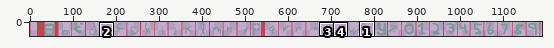
Pixel-art file, stored at src/assets/art/font.aseprite. The picture above shows the old version from afar; the outline marks the close-up.
Close-up. Old version:
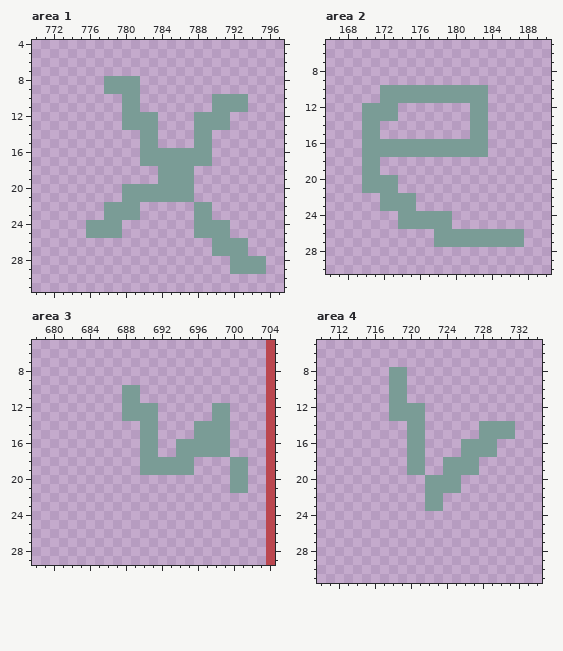
1216x32 pixels, 1 frame. Shown: area 1: x 770..797, y 4..31; area 2: x 166..190, y 5..30; area 3: x 678..704, y 5..29; area 4: x 710..734, y 5..31. The wide view leaves out empty margins. The commit also changed other parts of the picture, which this record leaves out.
After:
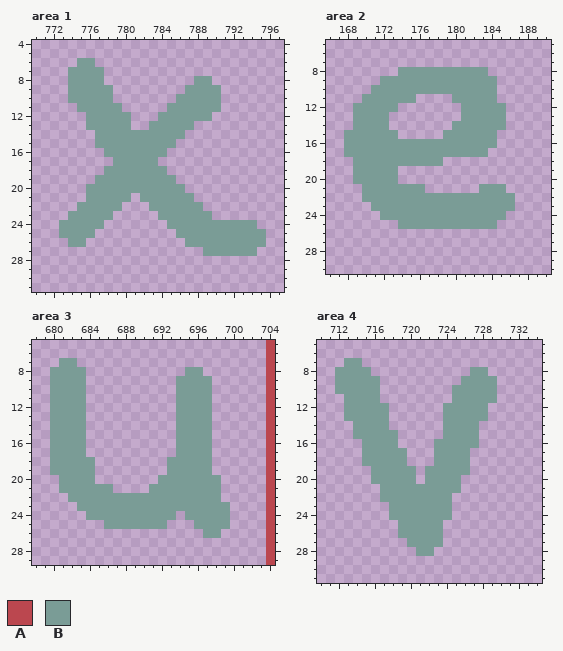
Palette (. is transparent): A #bb474f  B #7a9c96
Diff:
Changed rows in their new state; - is an unchanged pixel.
Area 1:
first column x 773:
 6 --BB-------------------
 7 -BBBB------------------
 8 -BBBB....------BB------
 9 -BBBB-...-----BBBB-----
10 -BBBBB-..----BBBB-...--
11 --BBBBB..---BBBBB-...--
12 ---BBBB-...BBBB--..----
13 ---BBBB-..-BBBB....----
14 ----BBBBB--BBB-..------
15 ----BBBBB--BB--..------
16 -----BBBB---.....------
17 ------BBB--......------
18 -----BBBBBB-...--------
19 ----BBBBBBB--..--------
20 ---BBBB-------.--------
21 ---BBBB-.--------------
22 --BBB--..-BBBBB-.------
23 -BBBB-...--BBBB--------
24 BBB--..-----BBB----BBB-
25 BBB-...------BB----BBBB
26 -BB-----------BBB----BB
27 ----------------B----B-
28 -------------------....
29 -------------------....
Area 2:
first column x 168:
 8 ------BBBBBBBBBB----
 9 ----BBBBBBBBBBBBB---
10 ---B------------B---
11 --BB----....----B---
12 -B-----------B--BB--
13 -B---.-------B--BB--
14 -B--B-------BB--BB--
15 BB--BB-----BBB--B---
16 BB--------------B---
17 BB------------------
18 -B--BBBBBBB---------
19 -B--BB--------------
20 -B------------------
21 ------BBB------BBB--
22 --BB----BBBBBBBBBBB-
23 ---B----BBBBBBBBBBB-
24 ----BB------BBBBBB--
25 ------------BBBBB---
26 ----------..........
27 ----------..........
Area 3:
first column x 680:
 7 -BB-------------------
 8 BBBB-----------BB-----
 9 BBBB----------BBBB----
10 BBBB----..----BBBB----
11 BBBB----..----BBBB----
12 BBBB----....--BBBB..--
13 BBBB----....--BBBB..--
14 BBBB------..--BB--..--
15 BBBB------..--BB--..--
16 BBBB------..------..--
17 BBBB------..------..--
18 BBBBB-----...---BB--..
19 BBBBB-----...---BB--..
20 -BBBB-------BBBBBBB-..
21 -BBBBBB----BBBBBBBB-..
22 --BBBBBBBBBBBBBBBBB---
23 ---BBBBBBBBBBBBBBBBB--
24 ----BBBBBBBBBB-BBBBB--
25 ------BBBBBBB---BBBB--
26 -----------------BB---
Area 4:
first column x 712:
 7 -BB-----------------
 8 BBBB--..-------BB---
 9 BBBBB-..------BBBB--
10 BBBBB-..-----BBBBB--
11 -BBBB-..-----BBBBB--
12 -BBBBB....--BBBBB---
13 -BBBBB....--BBBBB---
14 --BBBB--..--BBBB....
15 --BBBBB-..--BBBB....
16 ---BBBB-..-BBB--..--
17 ---BBBBB..-BBB-...--
18 ---BBBBB..-B---.----
19 ----BBBB-.BB---.----
20 ----BBBBB-----------
21 -----BBBBB----------
22 -----BBBBB--B-------
23 ------BBBB--B-------
24 ------BBBBBBB-------
25 -------BBBBB--------
26 -------BBBBB--------
27 --------BBBB--------
28 ---------BB---------
Pixel boxes of the changes (left, top, right, bottom) in both close-ups:
changed: (59, 58, 266, 274)
changed: (344, 67, 524, 247)
changed: (50, 358, 248, 538)
changed: (335, 358, 515, 556)
